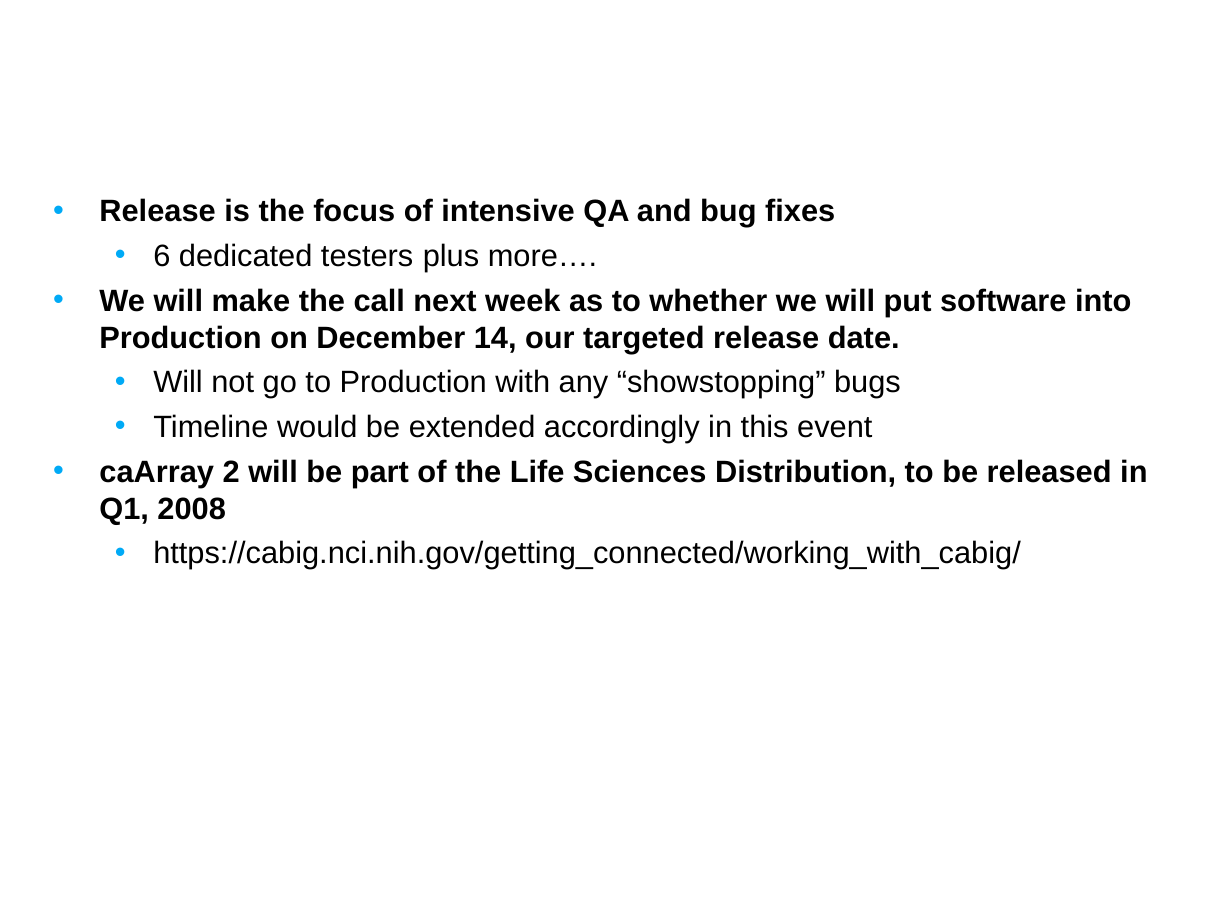
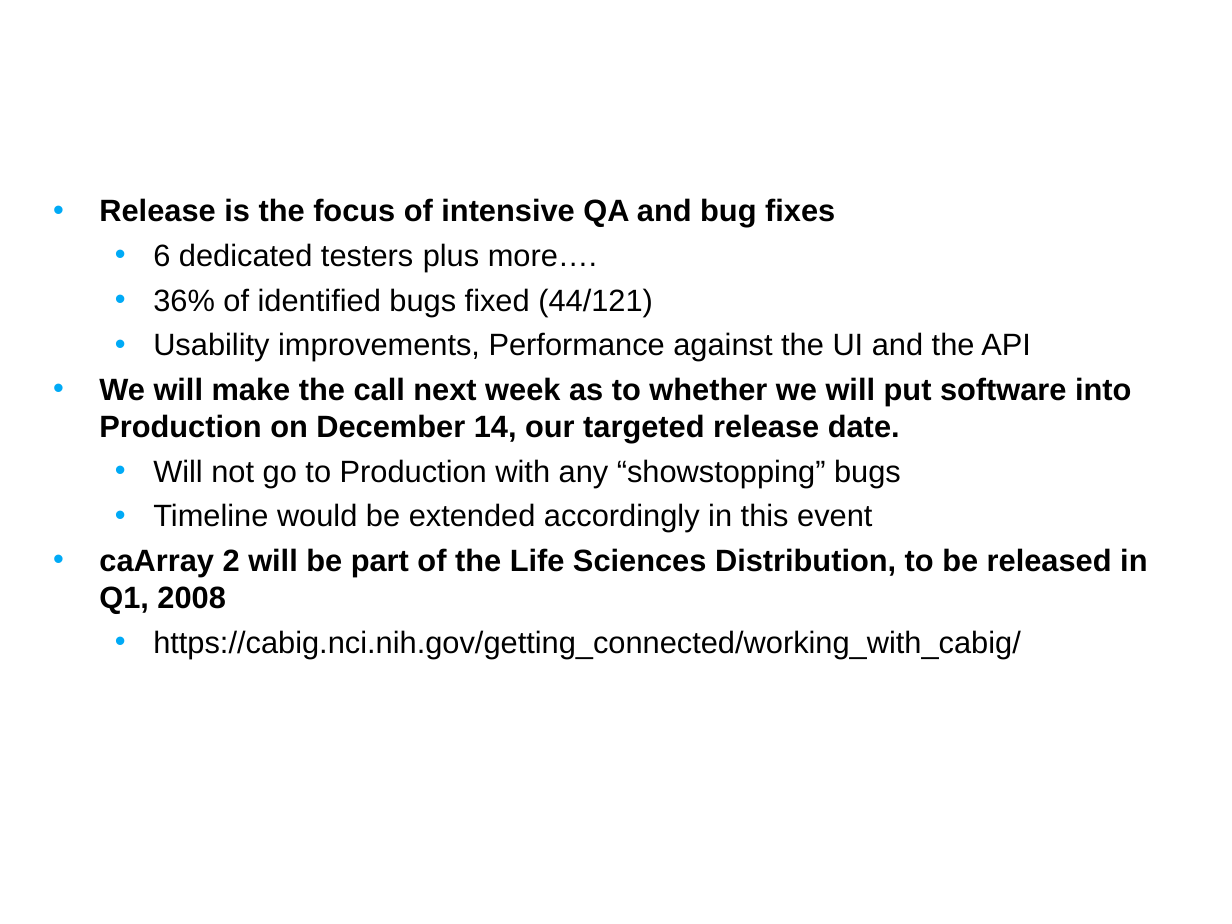
Before and after one commit to NCIP/caarray-docs, a slide deck: slide 8 of project_management/open_meetings/caArray User Community Meeting Nov28.ppt (slide 7 before the commit). Drawn at 1232x924 pixels with LibreOffice and Linux fonts; fonts in the diff are those of the drawing; background and template pictures are left out. Boxes give left, top, right and bottom in pixels: in the first picture for what was removed or moved away, otherwise in the second. Text is boxed around its words. In the diff, an @@ line names an element or a change of style, - is before the commit and + after.

```diff
--- a/project_management/open_meetings/caArray User Community Meeting Nov28.ppt
+++ b/project_management/open_meetings/caArray User Community Meeting Nov28.ppt
@@ text at [153, 288, 1031, 361]: paragraphs added @@
+  • 36% of identified bugs fixed (44/121)
+  • Usability improvements, Performance against the UI and the API
```
Also in this commit, not shown: 4 other slides changed, 2 slides added, 1 slide removed.
